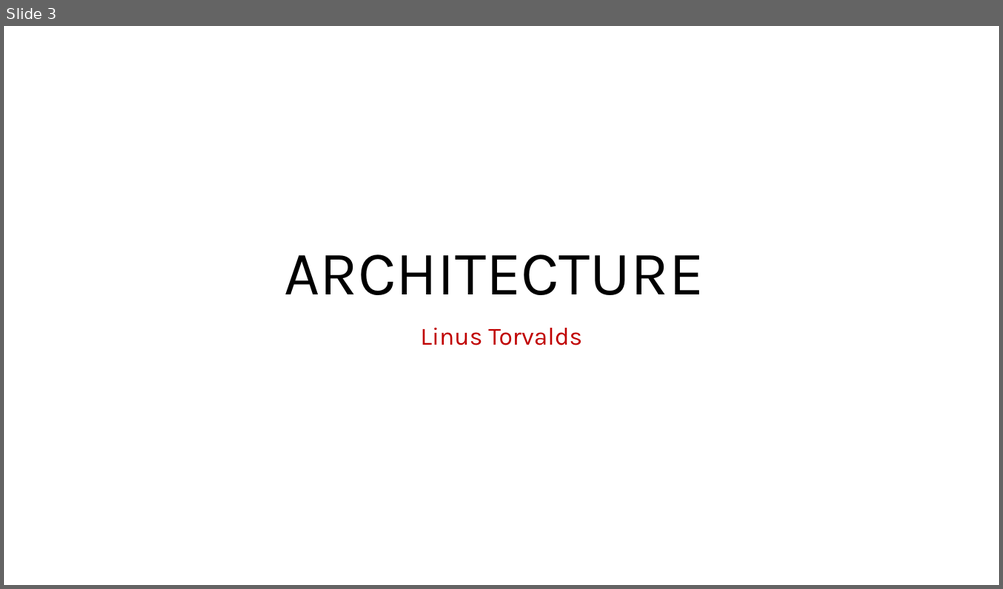
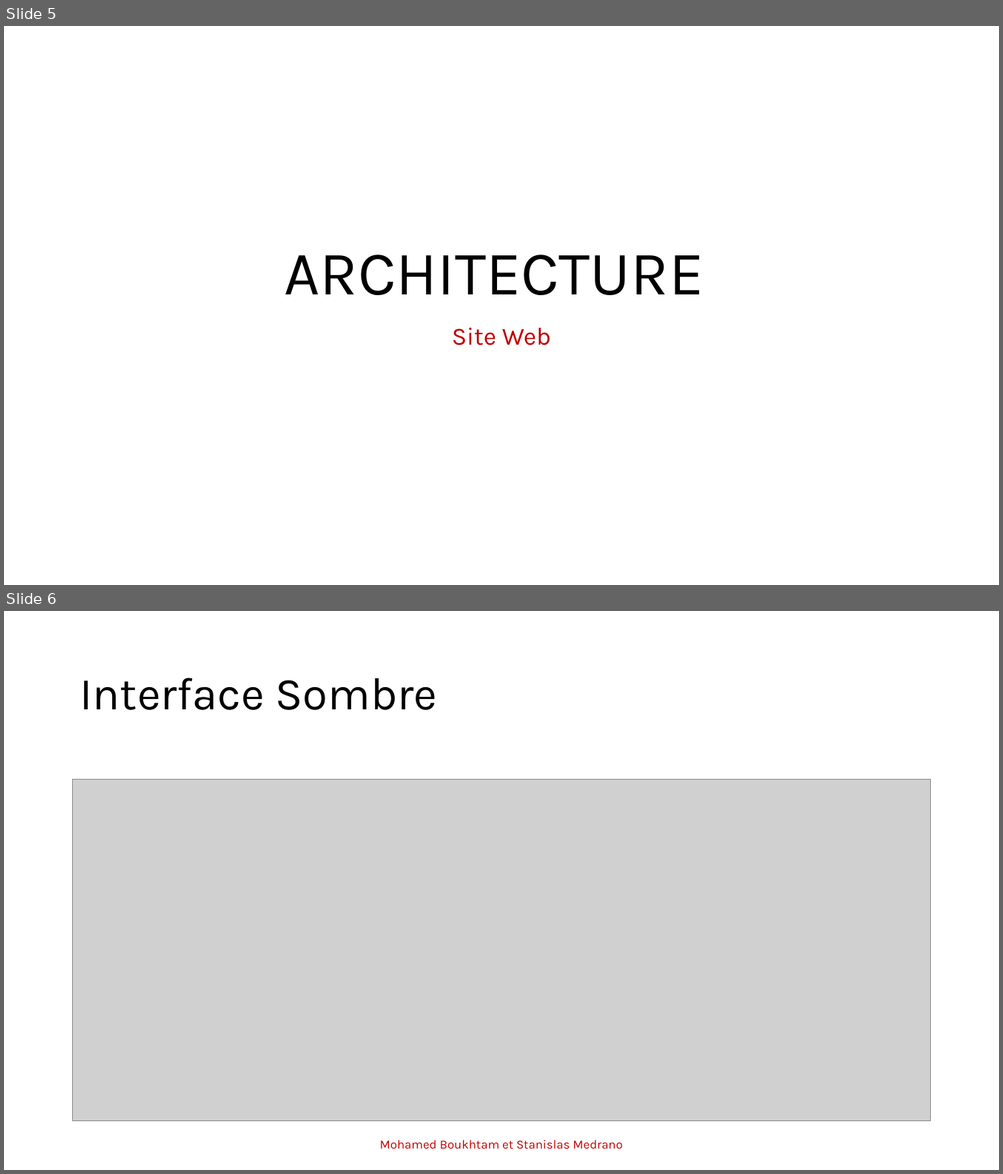
Before and after one commit to stanfrbd/stcodin, a slide deck: documents/Projet_Codin_StanislasMedrano_MohamedBoukhtam.pptx. Shown one above the other, each under a label of ours: slide 3 before the commit, slides 5 and 6 after it. The pictures are 1003x589 and 1003x1174 pixels, drawn with LibreOffice and Linux fonts; fonts in the diff are those of the drawing; grey boxes stand for pictures; background and template pictures are left out. Boxes give left, top, right and bottom in pixels: in the first picture for what was removed or moved away, otherwise in the second. Text is boxed around its words. In the diff, an @@ line names an element or a change of style, - is before the commit and + after.

```diff
--- a/documents/Projet_Codin_StanislasMedrano_MohamedBoukhtam.pptx
+++ b/documents/Projet_Codin_StanislasMedrano_MohamedBoukhtam.pptx
@@ slide 6 added at [4,611,999,1170], background #FFFFFF @@
@@ title added at [79,678,438,710], 44 pt, text #000000 @@
+Interface Sombre
@@ picture added at [73,780,930,1122] @@
@@ text added at [380,1140,622,1150], 12 pt, text #C00000 @@
+Mohamed Boukhtam et Stanislas Medrano
@@ what was slide 3 is now slide 5 @@
@@ slide 5 changed as well @@
@@ subtitle at [452,328,551,346]: text changed @@
-Linus Torvalds
+Site Web
```
Also in this commit, not shown: 3 other slides changed, 9 other slides added, 2 slides removed, 2 other files.
